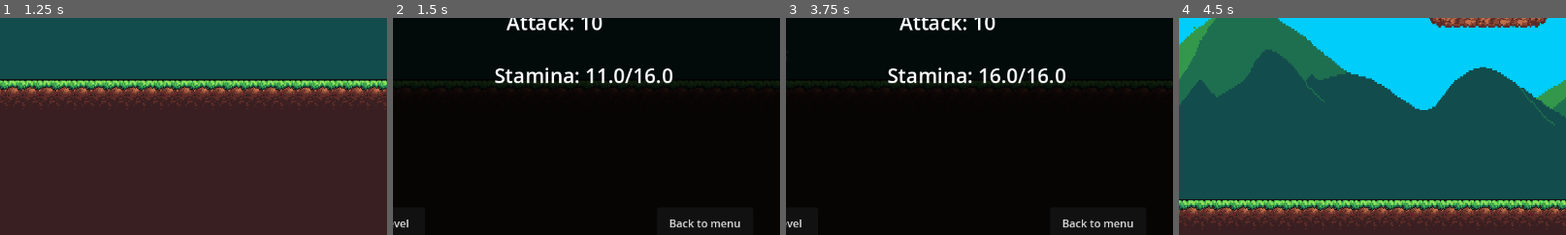
Above: before the commit, frames 1-4 (left to right).
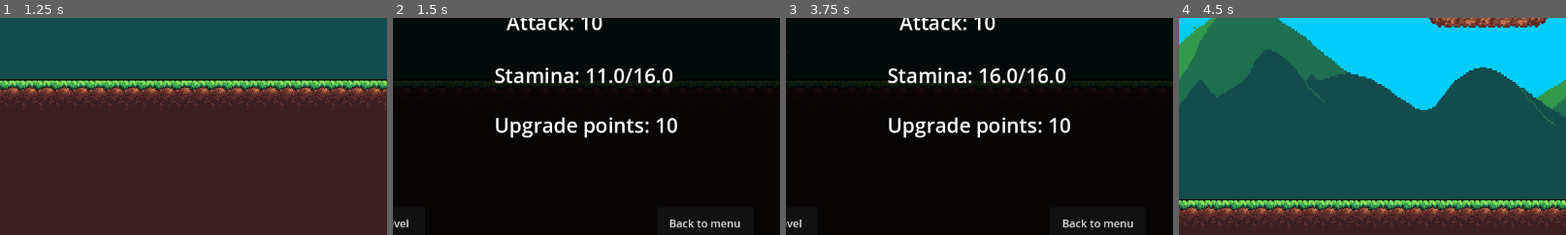
Above: after the commit, the same moments.

Repository: lukaszavadil1/AK8POGame
Game: Godot game, scene res://Scenes/Main.tscn
The game is run twice, just before and just after one commit, with the same random seed, the same clock (stepped at 60 frames per second) and the same inputs.
Inputs:
- Up to frame 1 (1.25 s): click "Play" at 0.5 s
- Up to frame 2 (1.5 s): tap Enter at 1.25 s; hold Right (ui_right) from 1.28 s (still down); tap P at 1.35 s
- Up to frame 3 (3.75 s): tap Space (ui_accept) at 1.52 s; release Right (ui_right) at 2 s; click "Back to menu" at 2 s; click "Play" at 2.75 s; hold Right (ui_right) from 3.53 s (still down); tap P at 3.6 s
- Up to frame 4 (4.5 s): tap Space (ui_accept) at 3.77 s; release Right (ui_right) at 4.25 s; click "Restart level" at 4.25 s
The pictures show only the part of the screen within x 28-78%, y 40-90%; the shares and areas given below are measured in that part.

Frame 1 is identical in both runs. In frame 2, 1.5% of the frame differs, in the area x 26-74%, y 45-56%; in frame 3, 1.5%; in frame 4, nothing differs.

Commit message:
Added raw version of the upgrade screen, stats are persistent + upgrade points now visible in pause menu

Diff:
--- a/src/Assets/EndTree/EbdTree.gd
+++ b/src/Assets/EndTree/EbdTree.gd
@@ -4,4 +4,5 @@
 
 func _on_body_entered(body):
 	if body.name == "Player":  # or check by group or class
+		get_tree().change_scene_to_file("res://Scenes/UpgradeScreen.tscn")
 		print("Finished")
--- a/src/Player/PlayerStats.gd
+++ b/src/Player/PlayerStats.gd
@@ -5,7 +5,7 @@
 var stamina := 16.0
 var base_stamina := 16.0
 var attack := 10.0
-var upgrade_points := 0
+var upgrade_points := 10
 
 func reset():
 	base_health = 100.0
@@ -13,4 +13,4 @@
 	base_stamina = 16.0
 	stamina = base_stamina
 	attack = 10.0
-	upgrade_points = 0
+	upgrade_points = 10
--- a/src/Scenes/PauseScreen.tscn
+++ b/src/Scenes/PauseScreen.tscn
@@ -63,5 +63,14 @@
 theme_override_font_sizes/font_size = 30
 horizontal_alignment = 1
 
+[node name="UpgradePoints" type="Label" parent="ColorRect"]
+layout_mode = 0
+offset_left = 475.0
+offset_top = 395.0
+offset_right = 654.0
+offset_bottom = 445.0
+theme_override_font_sizes/font_size = 30
+horizontal_alignment = 1
+
 [connection signal="pressed" from="ColorRect/Restart" to="." method="_on_restart_pressed"]
 [connection signal="pressed" from="ColorRect/BackToMenu" to="." method="_on_back_to_menu_pressed"]
--- a/src/Scenes/UpgradeScreen.tscn
+++ b/src/Scenes/UpgradeScreen.tscn
@@ -1,3 +1,85 @@
-[gd_scene format=3 uid="uid://bv2qje35hj51"]
+[gd_scene load_steps=2 format=3 uid="uid://bv2qje35hj51"]
+
+[ext_resource type="Script" uid="uid://deh6o74m30jew" path="res://Scenes/upgrade_screen.gd" id="1_v0761"]
 
 [node name="UpgradeScreen" type="CanvasLayer"]
+script = ExtResource("1_v0761")
+
+[node name="ColorRect" type="ColorRect" parent="."]
+offset_right = 1152.0
+offset_bottom = 648.0
+color = Color(0.129558, 0.129558, 0.129558, 1)
+
+[node name="UpgradePoints" type="Label" parent="."]
+offset_left = 505.0
+offset_top = 147.0
+offset_right = 664.0
+offset_bottom = 191.0
+theme_override_font_sizes/font_size = 30
+
+[node name="Stamina" type="Label" parent="."]
+offset_left = 734.0
+offset_top = 292.0
+offset_right = 893.0
+offset_bottom = 336.0
+theme_override_font_sizes/font_size = 30
+horizontal_alignment = 1
+
+[node name="Attack" type="Label" parent="."]
+offset_left = 502.0
+offset_top = 292.0
+offset_right = 661.0
+offset_bottom = 336.0
+theme_override_font_sizes/font_size = 30
+horizontal_alignment = 1
+
+[node name="Health" type="Label" parent="."]
+offset_left = 259.0
+offset_top = 292.0
+offset_right = 418.0
+offset_bottom = 336.0
+theme_override_font_sizes/font_size = 30
+horizontal_alignment = 1
+
+[node name="UpgradeHealth" type="Button" parent="."]
+offset_left = 262.0
+offset_top = 384.0
+offset_right = 411.0
+offset_bottom = 432.0
+text = "Upgrade Health"
+
+[node name="UpgradeStamina" type="Button" parent="."]
+offset_left = 734.0
+offset_top = 384.0
+offset_right = 894.0
+offset_bottom = 432.0
+text = "Upgrade Stamina
+"
+
+[node name="UpgradeAttack" type="Button" parent="."]
+offset_left = 506.0
+offset_top = 384.0
+offset_right = 653.0
+offset_bottom = 432.0
+text = "Upgrade Attack"
+
+[node name="NextLevel" type="Button" parent="."]
+offset_left = 655.0
+offset_top = 515.0
+offset_right = 830.0
+offset_bottom = 564.0
+text = "Next level
+"
+
+[node name="BackToMenu" type="Button" parent="."]
+offset_left = 341.0
+offset_top = 516.0
+offset_right = 514.0
+offset_bottom = 564.0
+text = "Back to menu"
+
+[connection signal="pressed" from="UpgradeHealth" to="." method="_on_upgrade_health_pressed"]
+[connection signal="pressed" from="UpgradeStamina" to="." method="_on_upgrade_stamina_pressed"]
+[connection signal="pressed" from="UpgradeAttack" to="." method="_on_upgrade_attack_pressed"]
+[connection signal="pressed" from="NextLevel" to="." method="_on_next_level_pressed"]
+[connection signal="pressed" from="BackToMenu" to="." method="_on_back_to_menu_pressed"]
--- a/src/Scenes/pause_screen.gd
+++ b/src/Scenes/pause_screen.gd
@@ -3,17 +3,18 @@
 @onready var health_label = $ColorRect/Health as Label
 @onready var stamina_label = $ColorRect/Stamina as Label
 @onready var attack_label = $ColorRect/Attack as Label
+@onready var upgrade_points_label = $ColorRect/UpgradePoints as Label
 
 func _ready() -> void:
 	visible = false
 	process_mode = Node.PROCESS_MODE_ALWAYS
 
 func update_stats_display():
-
-
 	health_label.text = "Health: %.0f/%.0f" % [PlayerStats.health, PlayerStats.base_health]
 	stamina_label.text = "Stamina: %.1f/%.1f" % [PlayerStats.stamina, PlayerStats.base_stamina]
 	attack_label.text = "Attack: %d" % PlayerStats.attack
+	upgrade_points_label.text = "Upgrade points: %d" % PlayerStats.upgrade_points
+
 
 func _unhandled_input(event: InputEvent) -> void:
 	if event is InputEventKey and event.pressed and (event.keycode == KEY_P or event.keycode == KEY_ESCAPE):
@@ -39,4 +40,5 @@
 
 func _on_back_to_menu_pressed() -> void:
 	_resume_game()
+	PlayerStats.reset()
 	get_tree().change_scene_to_file("res://Scenes/Main.tscn")
--- /dev/null
+++ b/src/Scenes/upgrade_screen.gd
@@ -0,0 +1,56 @@
+extends CanvasLayer
+
+
+@onready var upgrade_points_label = $UpgradePoints
+@onready var health_label = $Health
+@onready var attack_label = $Attack
+@onready var stamina_label = $Stamina
+@onready var upgrade_health_button = $UpgradeHealth
+@onready var upgrade_attack_button = $UpgradeAttack
+@onready var upgrade_stamina_button = $UpgradeStamina
+
+func _ready():
+	update_ui()
+
+func update_ui():
+	upgrade_points_label.text = "Upgrade Points left: %d" % PlayerStats.upgrade_points
+	health_label.text = "Health: %d" % PlayerStats.base_health
+	attack_label.text = "Attack: %d" % PlayerStats.attack
+	stamina_label.text = "Stamina: %d" % PlayerStats.base_stamina
+
+	var can_upgrade = PlayerStats.upgrade_points > 0
+	upgrade_health_button.disabled = not can_upgrade
+	upgrade_attack_button.disabled = not can_upgrade
+	upgrade_stamina_button.disabled = not can_upgrade
+
+
+func _on_upgrade_health_pressed() -> void:
+	if PlayerStats.upgrade_points > 0:
+		PlayerStats.base_health += 10
+		PlayerStats.health = PlayerStats.base_health
+		PlayerStats.upgrade_points -= 1
+		update_ui()
+
+
+func _on_upgrade_stamina_pressed() -> void:
+	if PlayerStats.upgrade_points > 0:
+		PlayerStats.base_stamina += 5
+		PlayerStats.stamina = PlayerStats.base_stamina
+		PlayerStats.upgrade_points -= 1
+		update_ui()
+
+
+func _on_upgrade_attack_pressed() -> void:
+	if PlayerStats.upgrade_points > 0:
+		PlayerStats.attack += 2
+		PlayerStats.upgrade_points -= 1
+		update_ui()
+
+
+func _on_back_to_menu_pressed() -> void:
+	PlayerStats.reset()
+	get_tree().change_scene_to_file("res://Scenes/Main.tscn")
+
+
+func _on_next_level_pressed() -> void:
+	get_tree().change_scene_to_file("res://Scenes/Levels/level_1.tscn")
